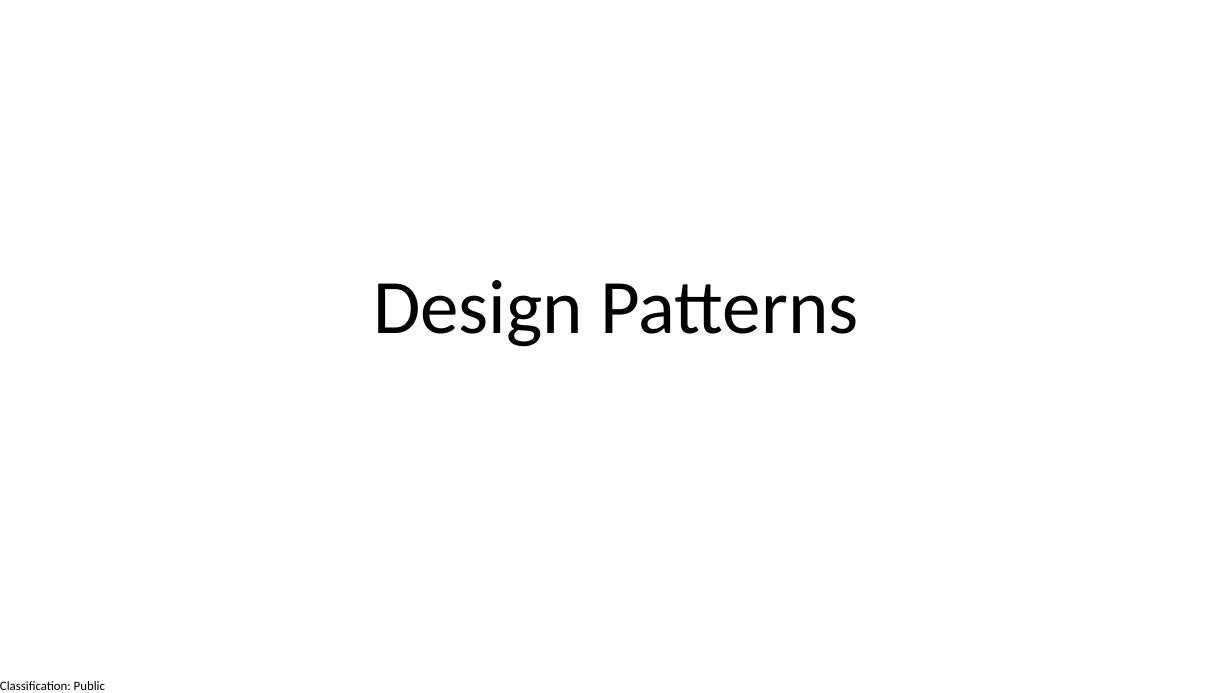
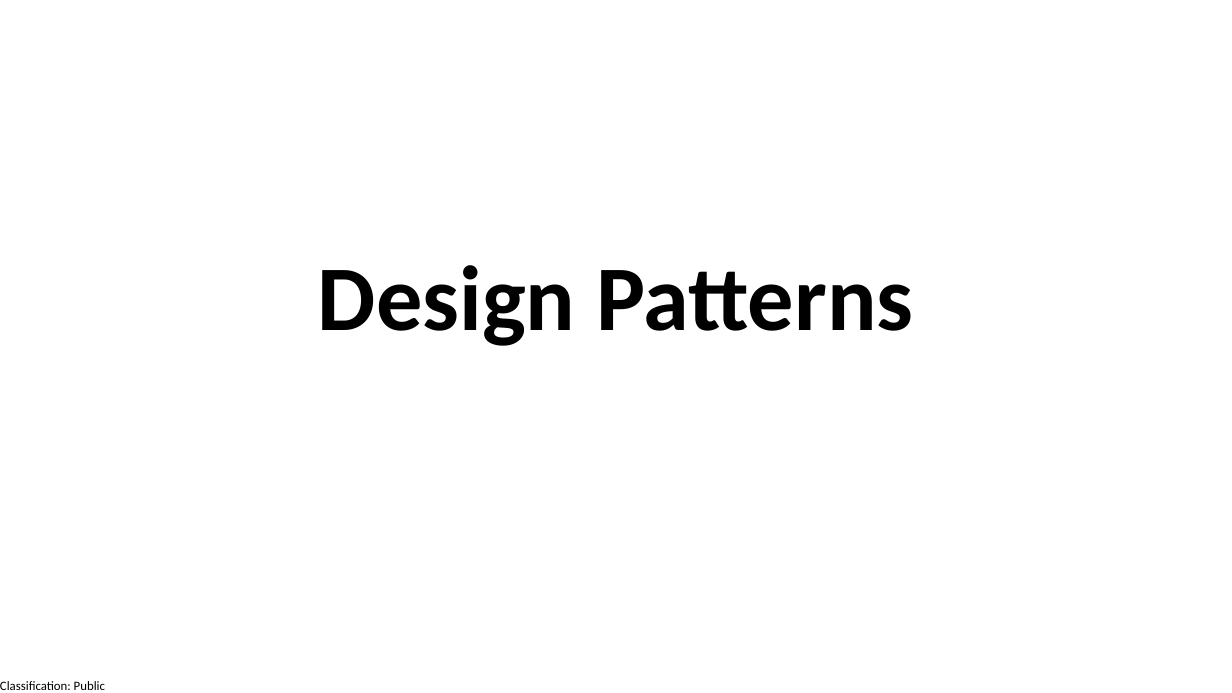
Before and after one commit to manaswiniray/DesignPatterns, a slide deck: slide 1 of DesignPatterns.pptx. Drawn at 1232x693 pixels with LibreOffice and Linux fonts; fonts in the diff are those of the drawing. Boxes give left, top, right and bottom in pixels: in the first picture for what was removed or moved away, otherwise in the second. Text is boxed around its words. In the diff, an @@ line names an element or a change of style, - is before the commit and + after.

Commit message:
Commited for Chain Of Resposibility Design Pattern

```diff
--- a/DesignPatterns.pptx
+++ b/DesignPatterns.pptx
@@ title "Design Patterns" at (x1=318, y1=265, x2=913, y2=346): size 60 to 72 pt, bold on @@
```
Also in this commit, not shown: 2 other slides changed, 2 slides added, 14 other files.
